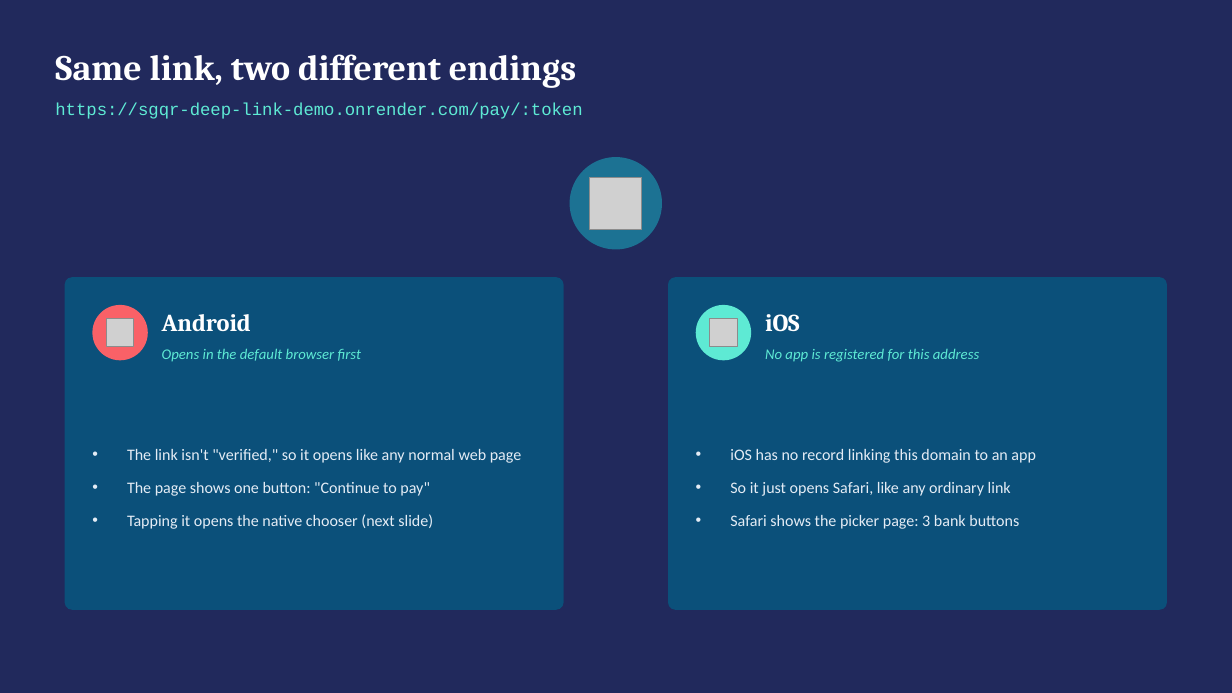
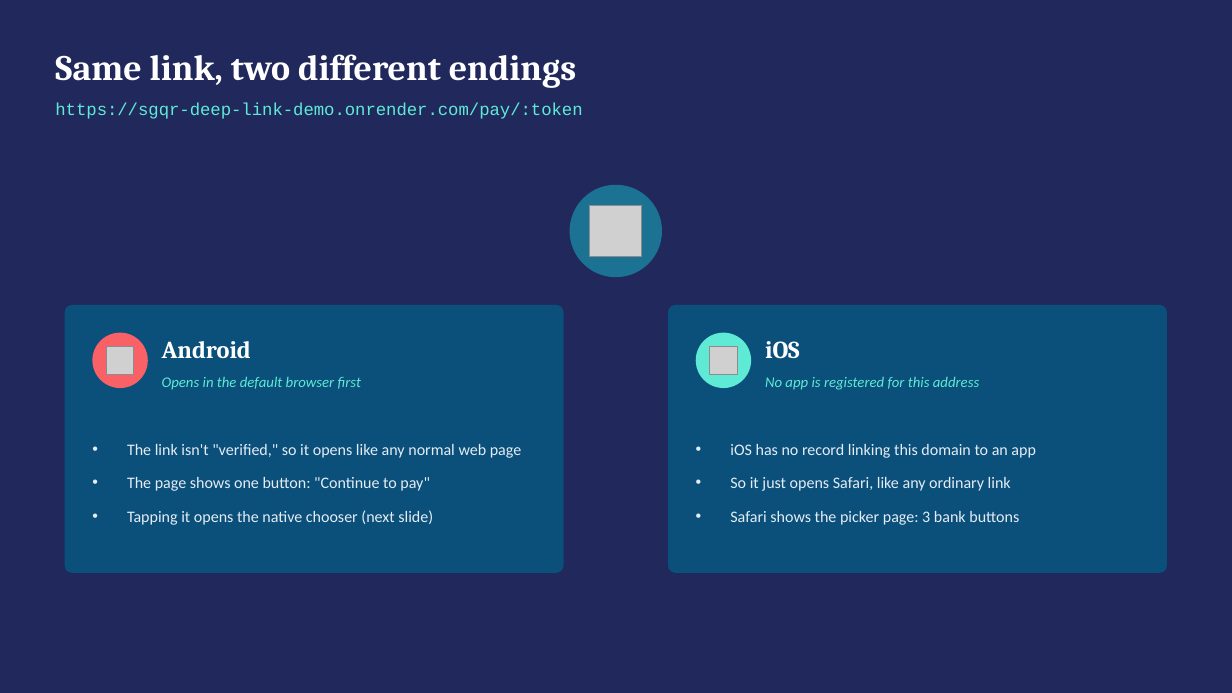
Before and after one commit to deandrehaijielim-commits/sgqr-deep-link-demo, a slide deck: slide 3 of SGQR_Deep_Linking_Simulation.pptx. Drawn at 1232x693 pixels with LibreOffice and Linux fonts; fonts in the diff are those of the drawing; grey boxes stand for pictures. Boxes give left, top, right and bottom in pixels: in the first picture for what was removed or moved away, otherwise in the second. Text is boxed around its words. In the diff, an @@ line names an element or a change of style, - is before the commit and + after.

Commit message:
Fix deck: correct bank brand colors, reduce whitespace, fix icon contrast

```diff
--- a/SGQR_Deep_Linking_Simulation.pptx
+++ b/SGQR_Deep_Linking_Simulation.pptx
@@ rounded rectangle: place and size @@
-rounded rectangle at [65, 277, 564, 610]
+rounded rectangle at [65, 305, 564, 573]
@@ rounded rectangle at [65, 305, 564, 573]: proportions changed @@
@@ rounded rectangle at [668, 305, 1167, 573]: proportions changed @@
@@ rounded rectangle: place and size @@
-rounded rectangle at [668, 277, 1167, 610]
+rounded rectangle at [668, 305, 1167, 573]
@@ 4 texts, 3 pictures, 3 ellipses: place and size @@
-4 texts, 3 pictures, 3 ellipses at [92, 157, 979, 362]
+4 texts, 3 pictures, 3 ellipses at [92, 185, 979, 390]
@@ text "The link isn't "verified," so ...": place and size @@
-text "The link isn't "verified," so ..." at [127, 449, 521, 529]
+text "The link isn't "verified," so ..." at [127, 444, 521, 525]
@@ text "iOS has no record linking ...": place and size @@
-text "iOS has no record linking ..." at [730, 449, 1036, 529]
+text "iOS has no record linking ..." at [730, 444, 1036, 525]
```
Also in this commit, not shown: 7 other slides changed.
